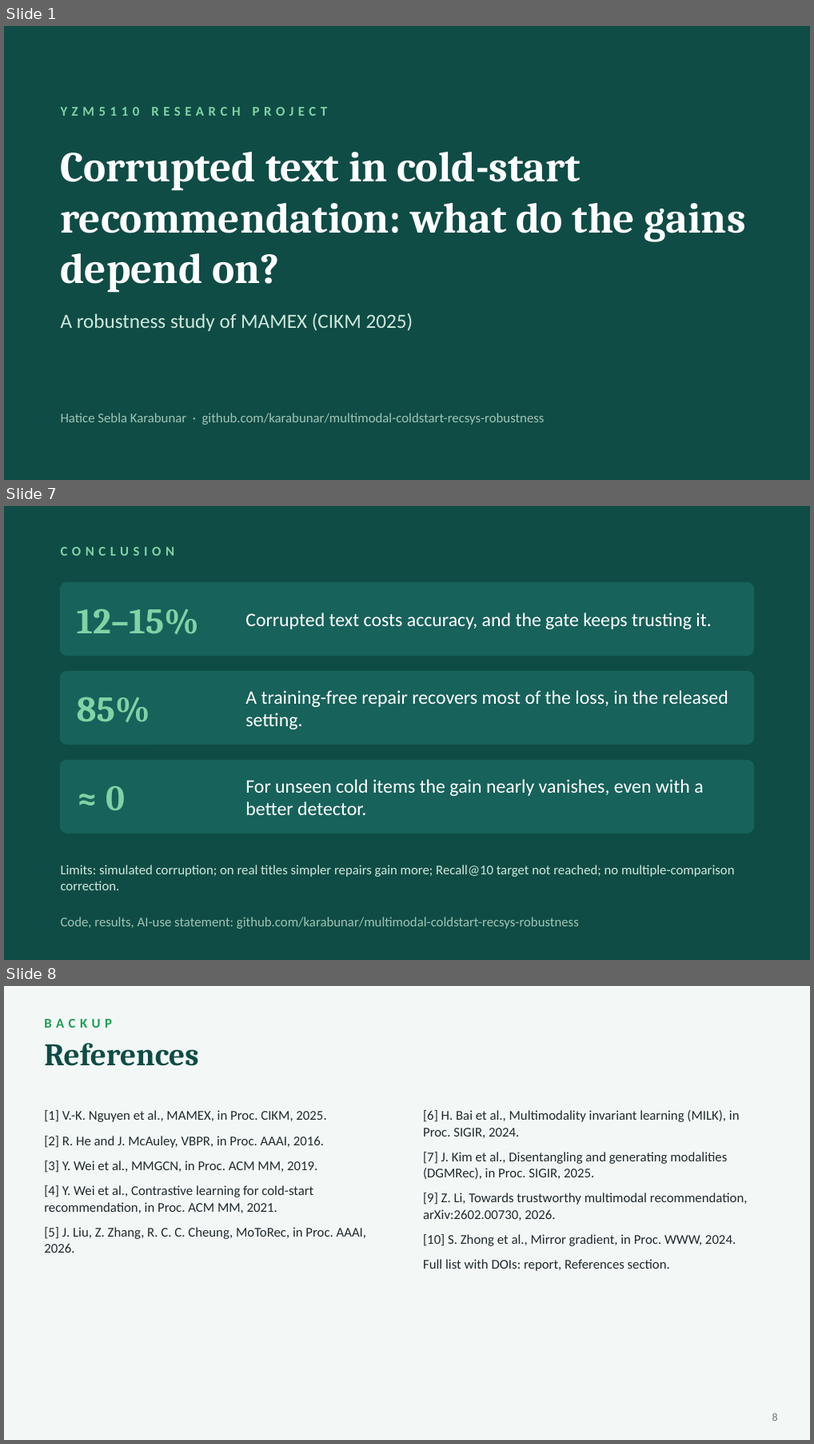
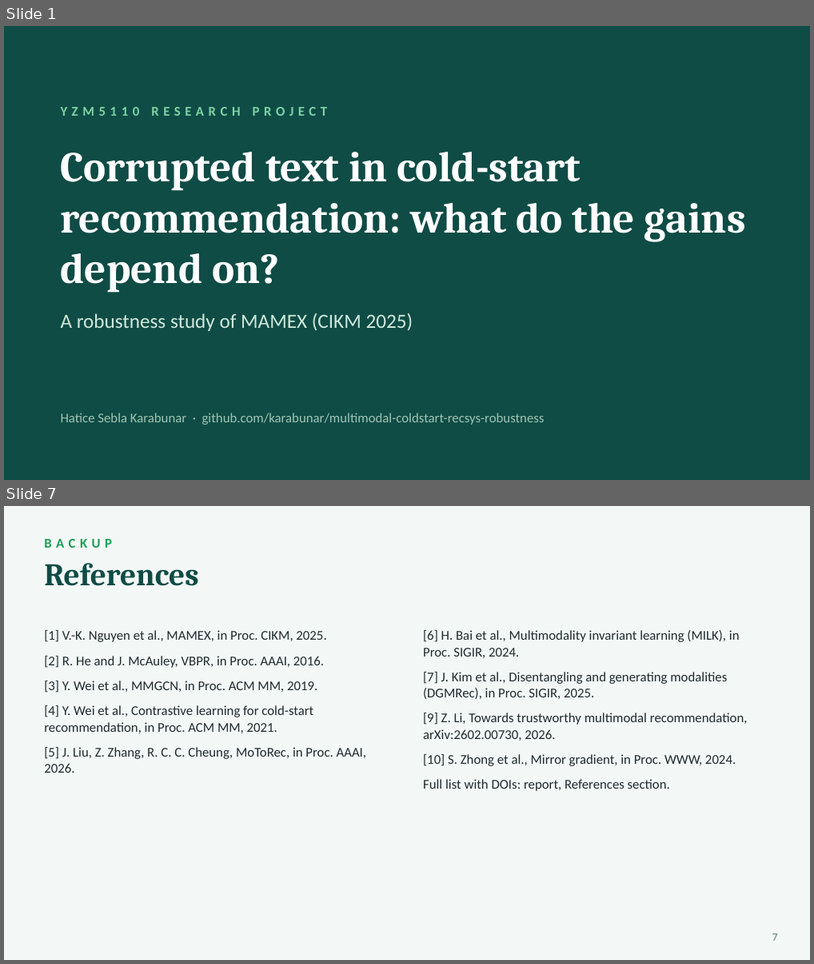
Before and after one commit to karabunar/multimodal-coldstart-recsys-robustness, a slide deck: docs/Karabunar_YZM5110_Presentation_shortened.pptx. Shown one above the other, each under a label of ours: slides 1, 7 and 8 before the commit, slides 1 and 7 after it; the slides between them are not shown. The pictures are 814x1444 and 814x964 pixels, drawn with LibreOffice and Linux fonts; fonts in the diff are those of the drawing. Boxes give left, top, right and bottom in pixels: in the first picture for what was removed or moved away, otherwise in the second. Text is boxed around its words. In the diff, an @@ line names an element or a change of style, - is before the commit and + after.

```diff
--- a/docs/Karabunar_YZM5110_Presentation_shortened.pptx
+++ b/docs/Karabunar_YZM5110_Presentation_shortened.pptx
@@ slide 7 removed at (x1=4, y1=506, x2=810, y2=960), background #0F4C45 @@
@@ text removed at (x1=61, y1=547, x2=175, y2=556) @@
-CONCLUSION
@@ rounded rectangle removed at (x1=61, y1=583, x2=754, y2=655) @@
@@ text removed at (x1=77, y1=609, x2=199, y2=634) @@
-12–15%
@@ text removed at (x1=246, y1=612, x2=711, y2=629) @@
-Corrupted text costs accuracy, and the gate keeps trusting it.
@@ rounded rectangle removed at (x1=61, y1=672, x2=754, y2=744) @@
@@ text removed at (x1=77, y1=696, x2=150, y2=722) @@
-85%
@@ text removed at (x1=246, y1=690, x2=728, y2=729) @@
-A training-free repair recovers most of the loss, in the released setting.
@@ rounded rectangle removed at (x1=61, y1=760, x2=754, y2=832) @@
@@ text removed at (x1=106, y1=786, x2=125, y2=810) @@
-≈ 0
@@ text removed at (x1=246, y1=779, x2=703, y2=815) @@
-For unseen cold items the gain nearly vanishes, even with a better detector.
@@ text removed at (x1=61, y1=864, x2=735, y2=890) @@
-Limits: simulated corruption; on real titles simpler repairs gain more; Recall@10 target not reached; no multiple-comparison correction.
@@ text removed at (x1=61, y1=916, x2=579, y2=928) @@
-Code, results, AI-use statement: github.com/karabunar/multimodal-coldstart-recsys-robustness
@@ what was slide 8 is now slide 7 @@
@@ page number at (x1=773, y1=933, x2=778, y2=940): text changed @@
-8
+7
```
Also in this commit, not shown: 4 slides changed, 1 slide added, 1 other slide removed.
